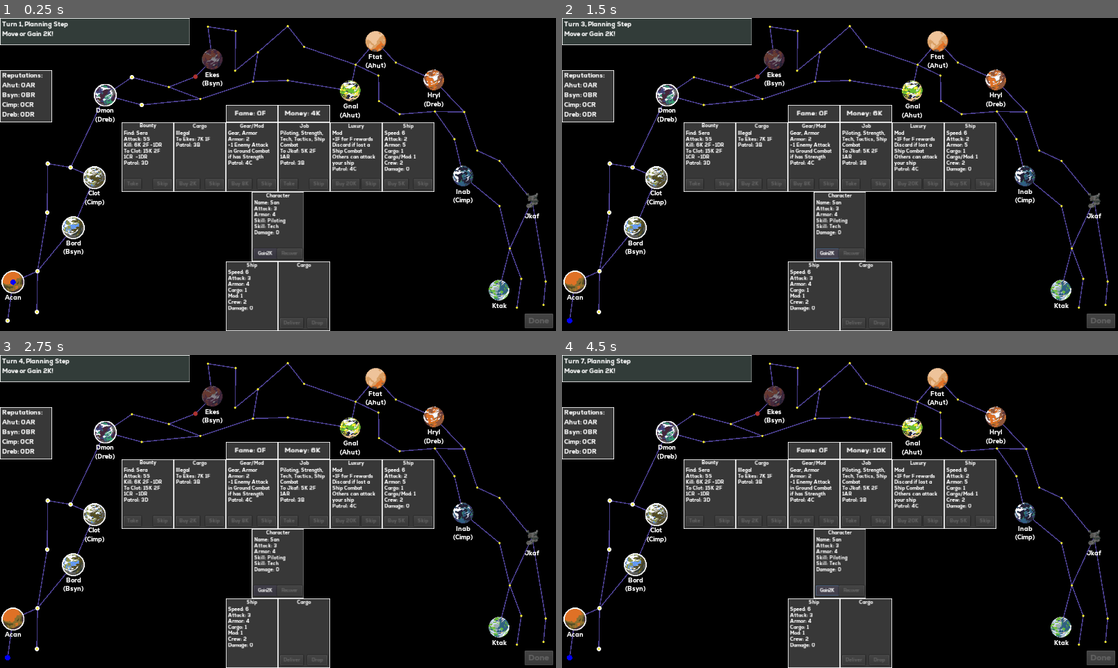
Above: before the commit, frames 1-4 (two rows, left to right).
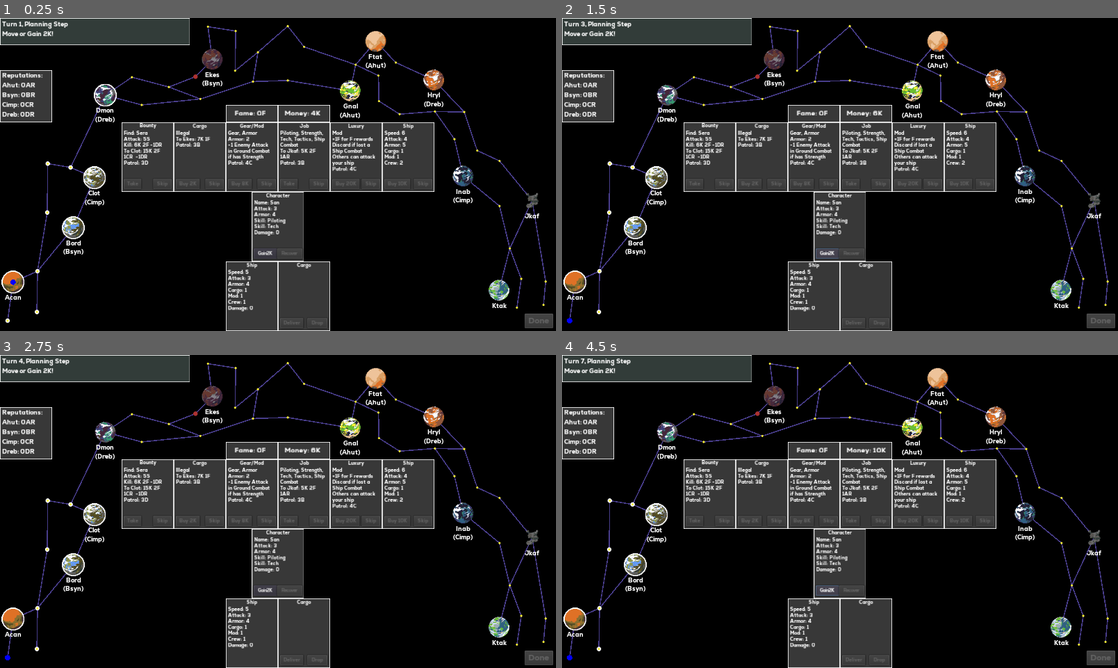
Above: after the commit, the same moments.

Repository: kosinaz/20-parsecs
Game: Godot game, scene res://scenes/ingame.tscn
The game is run twice, just before and just after one commit, with the same random seed, the same clock (stepped at 60 frames per second) and the same inputs.
Inputs (mouse positions are in pixels of both pictures, inside the frame that each line leads up to):
- Up to frame 1 (0.25 s): no input
- Up to frame 2 (1.5 s): click (567, 321) at 0.52 s; click "Gain2K" at 1.25 s
- Up to frame 3 (2.75 s): click (5, 658) at 2.02 s
- Up to frame 4 (4.5 s): click "Gain2K" at 2.75 s; click (567, 658) at 3.52 s; click "Gain2K" at 4.25 s

The runs differ from the first frame. In frame 1, 0.1% of the frame differs, in the area x 23-75%, y 18-92%; in frame 2, 0.2%, in the area x 16-75%, y 21-92%; in frame 3, 0.2%; in frame 4, 0.2%.

Commit message:
add all ships and multi cargo management

Diff:
--- a/20 Parsecs/scenes/ingame.gd
+++ b/20 Parsecs/scenes/ingame.gd
@@ -40,7 +40,7 @@
 	$"%MarketShip".setup(market_ships[0])
 	$"%Character".setup(Characters.new().deck[0])
 	$"%Player".increase_money(4)
-	$"%Ship".setup(Ships.new().deck[0])
+	$"%Ship".setup(StarterShips.new().deck[0])
 	start_planning()
 
 func _draw():
@@ -99,29 +99,60 @@
 func stop_action():
 	$"%MarketCargo".disable_buy()
 	$"%MarketCargo".disable_skip()
+	$"%MarketShip".disable_buy()
+	$"%MarketShip".disable_skip()
 	$"%ShipCargo".disable_deliver()
 	$"%ShipCargo".disable_drop()
+	$"%ShipCargo2".disable_deliver()
+	$"%ShipCargo2".disable_drop()
+	$"%ShipCargo3".disable_deliver()
+	$"%ShipCargo3".disable_drop()
 	$"%Done".disabled = true
 	start_encounter()
 
 func update_action_buttons():
 	$"%MarketCargo".enable_buy()
 	$"%MarketCargo".enable_skip()
+	$"%MarketShip".enable_buy()
+	$"%MarketShip".enable_skip()
 	$"%ShipCargo".enable_deliver()
 	$"%ShipCargo".enable_drop()
+	$"%ShipCargo2".enable_deliver()
+	$"%ShipCargo2".enable_drop()
+	$"%ShipCargo3".enable_deliver()
+	$"%ShipCargo3".enable_drop()
 	if skipped:
 		$"%MarketCargo".disable_skip()
+		$"%MarketShip".disable_skip()
 	if bought:
 		$"%MarketCargo".disable_buy()
 		$"%MarketCargo".disable_skip()
+		$"%MarketShip".disable_buy()
+		$"%MarketShip".disable_skip()
+	if $"%Player".get_money() < $"%MarketCargo".get_data().buy:
+		$"%MarketCargo".disable_buy()
 	if $"%Player".current_space.get_node("Label").text == $"%MarketCargo".get_to():
 		$"%MarketCargo".disable_buy()
-	if $"%ShipCargo".has_cargo:
+	var available_cargos = 0
+	if not $"%ShipCargo".has_cargo:
+		available_cargos += 1
+		$"%ShipCargo".disable_drop()
+	if $"%ShipCargo2".visible and not $"%ShipCargo2".has_cargo:
+		available_cargos += 1
+		$"%ShipCargo2".disable_drop()
+	if $"%ShipCargo3".visible and not $"%ShipCargo3".has_cargo:
+		available_cargos += 1
+		$"%ShipCargo3".disable_drop()
+	if available_cargos == 0:
 		$"%MarketCargo".disable_buy()
-	else:
-		$"%ShipCargo".disable_drop()
+	if $"%Player".get_money() < $"%MarketShip".get_data().buy:
+		$"%MarketShip".disable_buy()
 	if $"%Player".current_space.get_node("Label").text != $"%ShipCargo".get_to():
 		$"%ShipCargo".disable_deliver()
+	if $"%Player".current_space.get_node("Label").text != $"%ShipCargo2".get_to():
+		$"%ShipCargo2".disable_deliver()
+	if $"%Player".current_space.get_node("Label").text != $"%ShipCargo3".get_to():
+		$"%ShipCargo3".disable_deliver()
 
 func deliver_cargo(cargo):
 	if cargo.get_data().has("illegal"):
@@ -306,7 +337,15 @@
 
 func _on_market_cargo_buy_pressed():
 	$"%Player".decrease_money(market_cargos[0].buy)
-	$"%ShipCargo".setup(market_cargos[0])
+	if market_cargos[0].has("smuggling compartment"):
+		smuggling_compartment = true
+		$"%ShipCargo3".show()
+	if not $"%ShipCargo".has_cargo:
+		$"%ShipCargo".setup(market_cargos[0])
+	elif $"%ShipCargo2".visible and not $"%ShipCargo2".has_cargo:
+		$"%ShipCargo2".setup(market_cargos[0])
+	elif $"%ShipCargo3".visible and not $"%ShipCargo3".has_cargo:
+		$"%ShipCargo3".setup(market_cargos[0])
 	market_cargos.pop_front()
 	$"%MarketCargo".setup(market_cargos[0])
 	bought = true
@@ -320,18 +359,55 @@
 
 func _on_market_ship_buy_pressed():
 	$"%Player".decrease_money(market_ships[0].buy)
-	$"%ShipCargo".setup(market_cargos[0])
-	market_cargos.pop_front()
-	$"%MarketCargo".setup(market_cargos[0])
+	$"%Ship".setup(market_ships[0])
+	market_ships.pop_front()
+	$"%MarketShip".setup(market_ships[0])
+	if $"%Ship".get_data().cargo == 2:
+		$"%ShipCargo2".show()
+	else:
+		$"%ShipCargo2".hide()
 	bought = true
 	update_action_buttons()
 
+func _on_market_ship_skip_pressed():
+	market_ships.append(market_ships.pop_front())
+	$"%MarketShip".setup(market_ships[0])
+	skipped = true
+	update_action_buttons()
 
 func _on_ship_cargo_deliver_pressed():
 	deliver_cargo($"%ShipCargo")
 
+func _on_ship_cargo_deliver2_pressed():
+	deliver_cargo($"%ShipCargo2")
+
+func _on_ship_cargo_deliver3_pressed():
+	deliver_cargo($"%ShipCargo3")
+
 func _on_ship_cargo_drop_pressed():
-	remove_cargo($"%ShipCargo")
+	if $"%ShipCargo".get_data().has("smuggling compartment"):
+		smuggling_compartment = false
+		$"%ShipCargo3".hide()
+		remove_cargo($"%ShipCargo")
+		if $"%ShipCargo3".has_cargo:
+			$"%ShipCargo".setup($"%ShipCargo3".get_data())
+			remove_cargo($"%ShipCargo3")
+	else:
+		remove_cargo($"%ShipCargo")
+
+func _on_ship_cargo_drop2_pressed():
+	if $"%ShipCargo2".get_data().has("smuggling compartment"):
+		smuggling_compartment = false
+		$"%ShipCargo3".hide()
+		remove_cargo($"%ShipCargo2")
+		if $"%ShipCargo3".has_cargo:
+			$"%ShipCargo2".setup($"%ShipCargo3".get_data())
+			remove_cargo($"%ShipCargo3")
+	else:
+		remove_cargo($"%ShipCargo2")
+
+func _on_ship_cargo_drop3_pressed():
+	remove_cargo($"%ShipCargo3")
 
 func _on_failed_sell_pressed():
 	if $"%FailedSell".text == "Sell Cargo (Ground Combat vs 3 Attack)":
@@ -406,3 +482,7 @@
 		remove_cargo(failed_cargo)
 	$"%PromptContainer".hide()
 	stop_action()
+
+
+func _on_ship_cargo_delive2r_pressed():
+	pass # Replace with function body.
--- a/20 Parsecs/scenes/ingame.tscn
+++ b/20 Parsecs/scenes/ingame.tscn
@@ -968,6 +968,108 @@
 disabled = true
 text = "Drop"
 
+[node name="ShipCargo2" type="TextureRect" parent="CanvasLayer/Ship"]
+unique_name_in_owner = true
+visible = false
+margin_left = 192.0
+margin_right = 288.0
+margin_bottom = 128.0
+texture = ExtResource( 37 )
+script = ExtResource( 40 )
+
+[node name="Title" type="Label" parent="CanvasLayer/Ship/ShipCargo2"]
+margin_top = 1.0
+margin_right = 96.0
+margin_bottom = 15.0
+custom_fonts/font = ExtResource( 36 )
+text = "Cargo"
+align = 1
+
+[node name="Data" type="Label" parent="CanvasLayer/Ship/ShipCargo2"]
+margin_left = 4.0
+margin_top = 14.0
+margin_right = 92.0
+margin_bottom = 107.0
+custom_fonts/font = ExtResource( 36 )
+text = "
+"
+autowrap = true
+
+[node name="Deliver" type="Button" parent="CanvasLayer/Ship/ShipCargo2"]
+anchor_top = 1.0
+anchor_bottom = 1.0
+margin_left = 4.0
+margin_top = -24.0
+margin_right = 35.0
+margin_bottom = -5.0
+custom_fonts/font = ExtResource( 38 )
+disabled = true
+text = "Deliver"
+
+[node name="Drop" type="Button" parent="CanvasLayer/Ship/ShipCargo2"]
+anchor_left = 1.0
+anchor_top = 1.0
+anchor_right = 1.0
+anchor_bottom = 1.0
+margin_left = -42.0
+margin_top = -24.0
+margin_right = -5.0
+margin_bottom = -5.0
+custom_fonts/font = SubResource( 6 )
+disabled = true
+text = "Drop"
+
+[node name="ShipCargo3" type="TextureRect" parent="CanvasLayer/Ship"]
+unique_name_in_owner = true
+visible = false
+margin_left = 192.0
+margin_right = 288.0
+margin_bottom = 128.0
+texture = ExtResource( 37 )
+script = ExtResource( 40 )
+
+[node name="Title" type="Label" parent="CanvasLayer/Ship/ShipCargo3"]
+margin_top = 1.0
+margin_right = 96.0
+margin_bottom = 15.0
+custom_fonts/font = ExtResource( 36 )
+text = "Cargo"
+align = 1
+
+[node name="Data" type="Label" parent="CanvasLayer/Ship/ShipCargo3"]
+margin_left = 4.0
+margin_top = 14.0
+margin_right = 92.0
+margin_bottom = 107.0
+custom_fonts/font = ExtResource( 36 )
+text = "
+"
+autowrap = true
+
+[node name="Deliver" type="Button" parent="CanvasLayer/Ship/ShipCargo3"]
+anchor_top = 1.0
+anchor_bottom = 1.0
+margin_left = 4.0
+margin_top = -24.0
+margin_right = 35.0
+margin_bottom = -5.0
+custom_fonts/font = ExtResource( 38 )
+disabled = true
+text = "Deliver"
+
+[node name="Drop" type="Button" parent="CanvasLayer/Ship/ShipCargo3"]
+anchor_left = 1.0
+anchor_top = 1.0
+anchor_right = 1.0
+anchor_bottom = 1.0
+margin_left = -42.0
+margin_top = -24.0
+margin_right = -5.0
+margin_bottom = -5.0
+custom_fonts/font = SubResource( 6 )
+disabled = true
+text = "Drop"
+
 [node name="PromptContainer" type="TextureRect" parent="CanvasLayer"]
 unique_name_in_owner = true
 visible = false
@@ -1020,10 +1122,16 @@
 [connection signal="pressed" from="CanvasLayer/Done" to="." method="_on_done_pressed"]
 [connection signal="pressed" from="CanvasLayer/Market/MarketCargo/Buy" to="." method="_on_market_cargo_buy_pressed"]
 [connection signal="pressed" from="CanvasLayer/Market/MarketCargo/Skip" to="." method="_on_market_cargo_skip_pressed"]
+[connection signal="pressed" from="CanvasLayer/Market/MarketShip/Buy" to="." method="_on_market_ship_buy_pressed"]
+[connection signal="pressed" from="CanvasLayer/Market/MarketShip/Skip" to="." method="_on_market_ship_skip_pressed"]
 [connection signal="pressed" from="CanvasLayer/Character/Character/Gain2K" to="." method="_on_work_pressed"]
 [connection signal="pressed" from="CanvasLayer/Character/Character/Recover" to="." method="_on_heal_pressed"]
 [connection signal="pressed" from="CanvasLayer/Ship/ShipCargo/Deliver" to="." method="_on_ship_cargo_deliver_pressed"]
 [connection signal="pressed" from="CanvasLayer/Ship/ShipCargo/Drop" to="." method="_on_ship_cargo_drop_pressed"]
+[connection signal="pressed" from="CanvasLayer/Ship/ShipCargo2/Deliver" to="." method="_on_ship_cargo_deliver2_pressed"]
+[connection signal="pressed" from="CanvasLayer/Ship/ShipCargo2/Drop" to="." method="_on_ship_cargo_drop2_pressed"]
+[connection signal="pressed" from="CanvasLayer/Ship/ShipCargo3/Deliver" to="." method="_on_ship_cargo_deliver3_pressed"]
+[connection signal="pressed" from="CanvasLayer/Ship/ShipCargo3/Drop" to="." method="_on_ship_cargo_drop3_pressed"]
 [connection signal="pressed" from="CanvasLayer/PromptContainer/MarginContainer/VBoxContainer/FailedSell" to="." method="_on_failed_sell_pressed"]
 [connection signal="pressed" from="CanvasLayer/PromptContainer/MarginContainer/VBoxContainer/FailedSell2" to="." method="_on_failed_sell2_pressed"]
 
--- a/20 Parsecs/scenes/ship.gd
+++ b/20 Parsecs/scenes/ship.gd
@@ -17,7 +17,8 @@
 	if _data.has("cargomod"):
 		$Data.text += "Cargo/Mod: " + str(_data.cargomod) + "\n"
 	$Data.text += "Crew: " + str(_data.crew) + "\n"
-	$Data.text += "Damage: " + str(_damage)
+	if not has_node("Buy"):
+		$Data.text += "Damage: " + str(_damage)
 
 func get_data():
 	return _data
@@ -38,3 +39,15 @@
 		amount = _damage
 	_damage -= amount
 	setup(_data)
+
+func enable_buy():
+	$Buy.disabled = false
+
+func disable_buy():
+	$Buy.disabled = true
+
+func enable_skip():
+	$Skip.disabled = false
+
+func disable_skip():
+	$Skip.disabled = true
--- a/20 Parsecs/scenes/ships.gd
+++ b/20 Parsecs/scenes/ships.gd
@@ -22,4 +22,67 @@
 		"cargomod": 1,
 		"crew": 2,
 	},
+	{
+		"buy": 10,
+		"name": "Lifter",
+		"speed": 6,
+		"attack": 3,
+		"armor": 5,
+		"cargo": 1,
+		"cargomod": 1,
+		"crew": 3,
+	},
+	{
+		"buy": 10,
+		"name": "Pursuiter",
+		"speed": 6,
+		"attack": 4,
+		"armor": 5,
+		"cargo": 1,
+		"mod": 1,
+		"crew": 2,
+	},
+	{
+		"buy": 15,
+		"name": "Freighter2",
+		"speed": 7,
+		"attack": 3,
+		"armor": 5,
+		"cargo": 2,
+		"cargomod": 1,
+		"crew": 3,
+	},
+	{
+		"buy": 15,
+		"name": "Fighter2",
+		"speed": 6,
+		"attack": 5,
+		"armor": 5,
+		"cargo": 1,
+		"cargomod": 1,
+		"mod": 1,
+		"crew": 2,
+	},
+	{
+		"buy": 20,
+		"name": "Patroler",
+		"speed": 6,
+		"attack": 5,
+		"armor": 6,
+		"cargo": 1,
+		"cargomod": 1,
+		"mod": 1,
+		"crew": 2,
+	},
+	{
+		"buy": 20,
+		"name": "Freighter3",
+		"speed": 7,
+		"attack": 4,
+		"armor": 5,
+		"cargo": 1,
+		"cargomod": 1,
+		"mod": 1,
+		"crew": 3,
+	},
 ]
